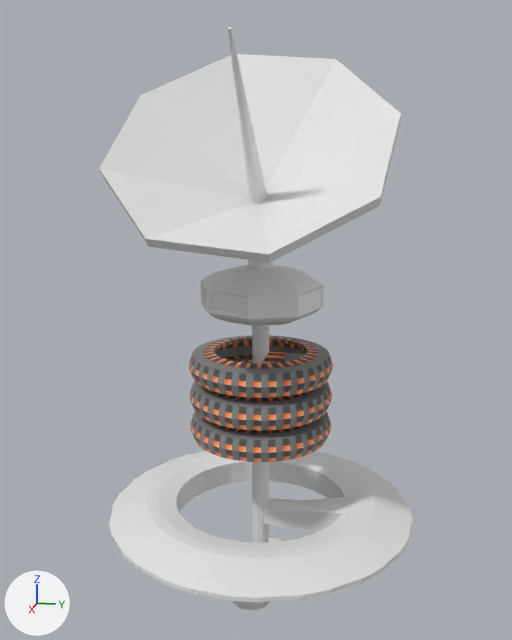
Renders of the Blender file art/TimeMasters_HQ_2.blend from each side of a commit.
One viewpoint serves both versions: a 50 mm camera at (77.0, 14.8, 39.2) aimed at (-0.6, -0.7, 19.8). The axes (+X, +Y, +Z) are drawn at lower left. The lights are the same throughout.
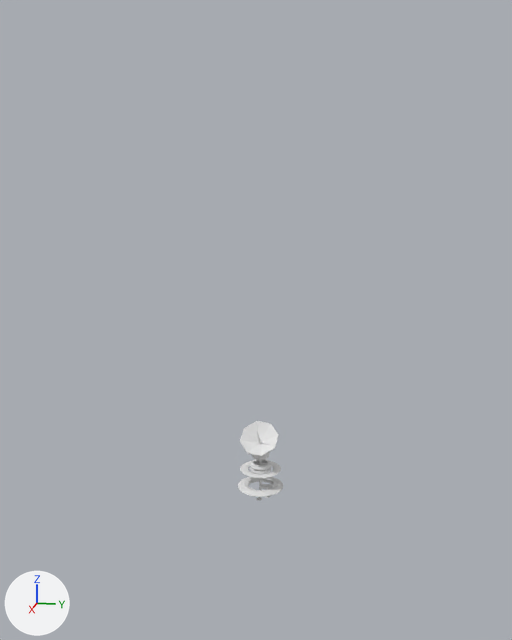
Boxes (x1, y1, x2, y2) around the edits, measured in the pictures (512 x 640 px; the box of a moved part takes in the faces that stretch with it):
'Cylinder', deleted: before (99, 27, 413, 603)
'Circle.002', reshaped, moved, rescaled (68% narrower, 38% shorter): before (189, 335, 333, 462); after (238, 421, 283, 500)
'Circle.004', deleted: before (233, 538, 281, 611)
part 1 of me_circle_002, moved or reshaped (not visible afterwards): before (261, 352, 306, 364)
part 2 of me_circle_002, moved or reshaped: before (189, 335, 333, 398); after (250, 459, 271, 470)
part 3 of me_circle_002, moved or reshaped: before (190, 381, 332, 430); after (250, 463, 271, 474)
part 4 of me_circle_002, moved or reshaped: before (190, 411, 331, 462); after (251, 471, 271, 479)
part 5 of me_circle_002, added: after (238, 477, 283, 497)
part 6 of me_circle_002, added: after (240, 461, 281, 478)
part 7 of me_circle_002, added: after (240, 421, 279, 460)
part 8 of me_circle_002, added: after (259, 460, 262, 498)

What the commit changed:
Material 'Material' (mat_material) is new.
Its base color is (0.8, 0.8, 0.8) (white #e7e7e7).
me_circle_002 is used by ob_circle_002; location (0.0, 0.0, 14.0); scale (3.83, 3.83, 3.83).
me_circle_002 had 930 vertices, 903 faces and spanned x -2.17..2.17, y -2.17..2.17, z -2.17..0.62.
me_circle_002 no longer uses material mat_spacestationtex_png (picture img_spacestationtex_png).
me_circle_002 now has 1776 vertices, 1713 faces and spans x -4.72..4.72, y -4.72..4.72, z -4.16..12.72.
me_circle_002 part 1: the loose piece of 22 vertices spanning x -0.26..0.26, y 0.03..1.47, z -0.21..0.58 is moved by (0.0, 0.0, 3.56), in mat_material (white #e7e7e7).
me_circle_002 part 2: the loose piece of 288 vertices spanning x -2.17..2.17, y -2.17..2.17, z -0.24..0.62 is moved by (0.0, 0.0, 3.56), in mat_material (white #e7e7e7).
me_circle_002 part 3: the loose piece of 288 vertices spanning x -2.17..2.17, y -2.17..2.17, z -1.21..-0.34 is moved by (0.0, 0.0, 3.56), in mat_material (white #e7e7e7).
me_circle_002 part 4: the loose piece of 288 vertices spanning x -2.17..2.17, y -2.17..2.17, z -2.17..-1.3 is moved by (0.0, 0.0, 3.56), in mat_material (white #e7e7e7).
me_circle_002 part 5: a new loose piece of 326 vertices spanning x -4.72..4.72, y -4.72..4.72, z -1.55..-0.58, in mat_material (white #e7e7e7).
me_circle_002 part 6: a new loose piece of 192 vertices spanning x -4.25..4.25, y -4.25..4.25, z 2.65..2.93, in mat_material (white #e7e7e7).
me_circle_002 part 7: a new loose piece of 162 vertices spanning x -1.83..4.53, y -3.8..3.8, z 5.05..12.72, in mat_material (white #e7e7e7).
me_circle_002 part 8: a new loose piece of 22 vertices spanning x -0.27..0.26, y -0.27..0.27, z -4.16..5.74, in mat_material (white #e7e7e7).
me_circle_002 now uses material mat_material (white #e7e7e7).
Object 'Cylinder' (ob_cylinder) is deleted.
Object 'Circle.002' (ob_circle_002) moves from (0.0, 0.0, 14.0) to (0.0, 0.0, 0.0).
Object 'Circle.002' (ob_circle_002) is rescaled from (3.83, 3.83, 3.83) to (0.582, 0.582, 0.582).
Object 'Circle.004' (ob_circle_004) is deleted.
